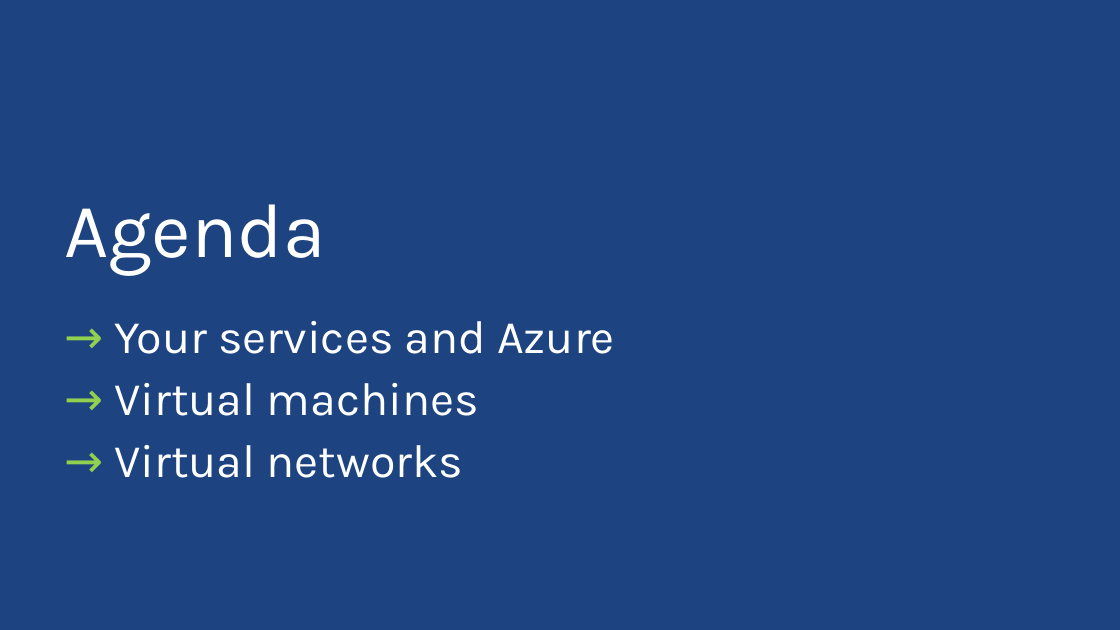
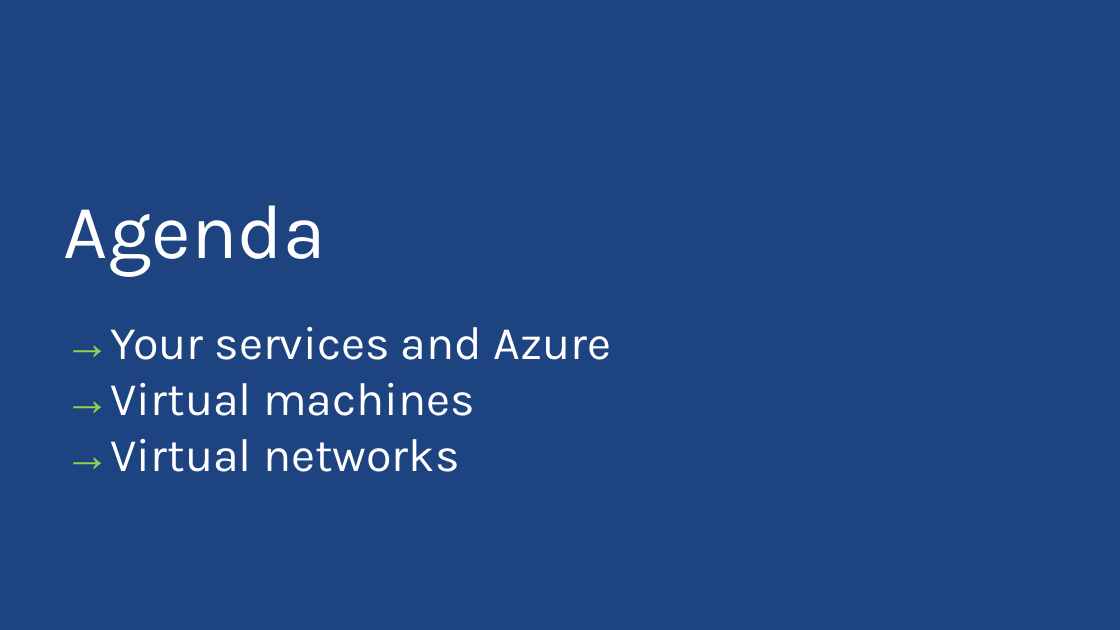
Before and after one commit to ThessalonikiNet-MeetUp/globalazurebootcamp2015, a slide deck: slide 2 of Nikos Tzelvenzis - Azure IaaS/Presentation/IaaS.pptx. Drawn at 1120x630 pixels with LibreOffice and Linux fonts; fonts in the diff are those of the drawing; background and template pictures are left out. Boxes give left, top, right and bottom in pixels: in the first picture for what was removed or moved away, otherwise in the second. Text is boxed around its words. In the diff, an @@ line names an element or a change of style, - is before the commit and + after.

```diff
--- a/Nikos Tzelvenzis - Azure IaaS/Presentation/IaaS.pptx
+++ b/Nikos Tzelvenzis - Azure IaaS/Presentation/IaaS.pptx
@@ text at (64,327,611,472): text changed @@
-→ Your services and Azure
-→ Virtual machines
-→ Virtual networks
+→Your services and Azure
+→Virtual machines
+→Virtual networks
```
Also in this commit, not shown: 19 other slides changed, 2 slides added, 25 slides removed, 10 other files.
